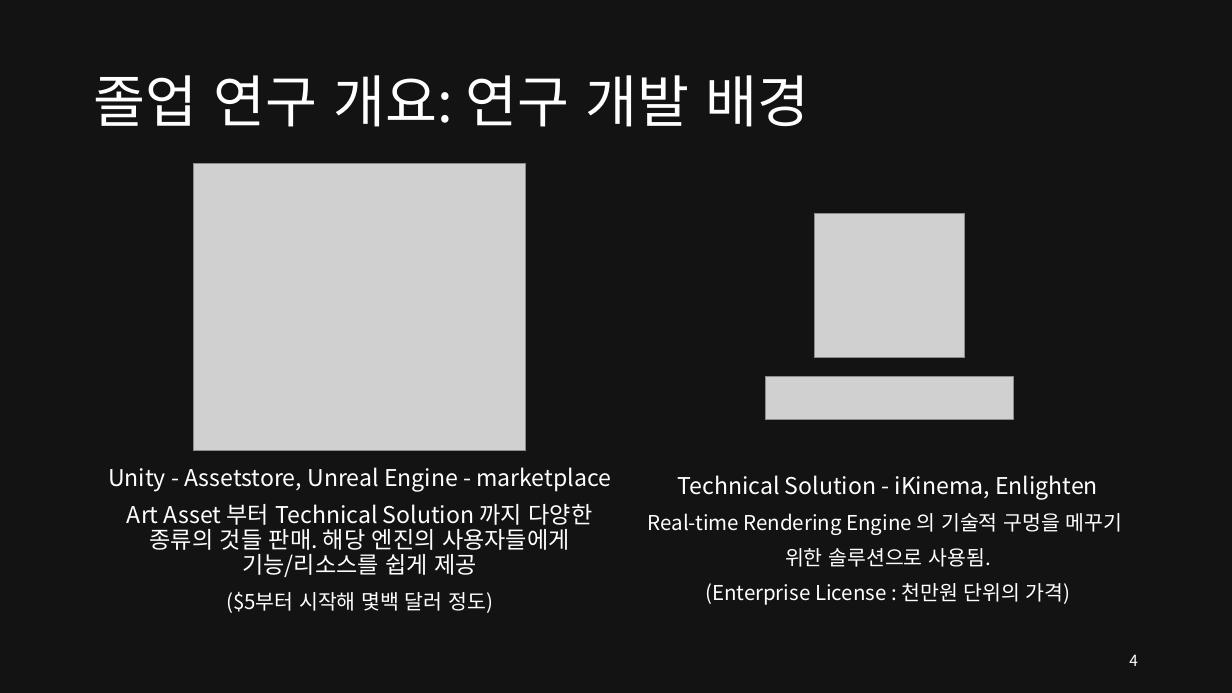
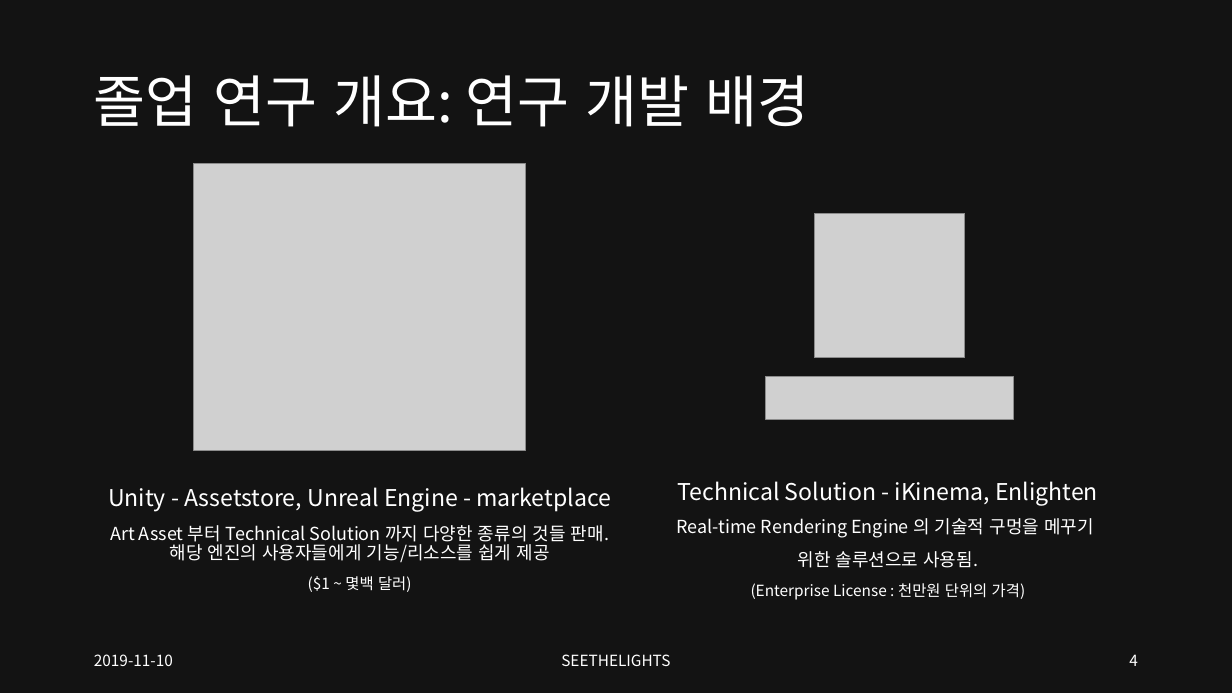
Before and after one commit to SEETHELGIHT/CapstonePlanning, a slide deck: slide 4 of doc/GPU-Accelerated_Ray_Tracing.pptx. Drawn at 1232x693 pixels with LibreOffice and Linux fonts; fonts in the diff are those of the drawing; grey boxes stand for pictures. Boxes give left, top, right and bottom in pixels: in the first picture for what was removed or moved away, otherwise in the second. Text is boxed around its words. In the diff, an @@ line names an element or a change of style, - is before the commit and + after.

```diff
--- a/doc/GPU-Accelerated_Ray_Tracing.pptx
+++ b/doc/GPU-Accelerated_Ray_Tracing.pptx
@@ text at bbox=[110, 525, 609, 562]: size 18 to 14 pt in "Art Asset 부터 Technical Solution 까지 다양한 ..." @@
@@ text at bbox=[677, 518, 1094, 568]: size 16 to 14 pt in "Real-time Rendering Engine 의 기술적 구멍을 메꾸기", "위한 솔루션으로 사용됨."; size 16 to 12 pt in "(Enterprise License : 천만원 단위의 가격)" @@
@@ text at bbox=[308, 576, 412, 592]: text changed; size 16 to 12 pt @@
-($5부터 시작해 몇백 달러 정도)
+($1 ~ 몇백 달러)
@@ text added at bbox=[94, 654, 173, 666], 12 pt, text #FFFFFF @@
+2019-11-10
@@ text added at bbox=[561, 654, 670, 666], 12 pt, text #FFFFFF @@
+SEETHELIGHTS
```
Also in this commit, not shown: 15 other slides changed, 1 slide added, 5 slides removed.
